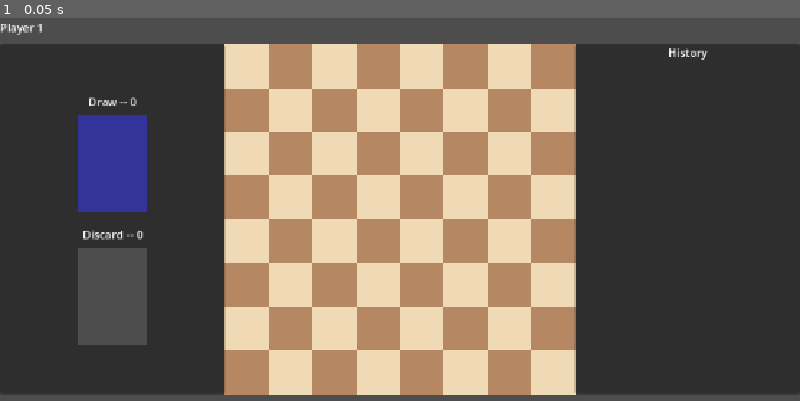
Above: before the commit, frame 1.
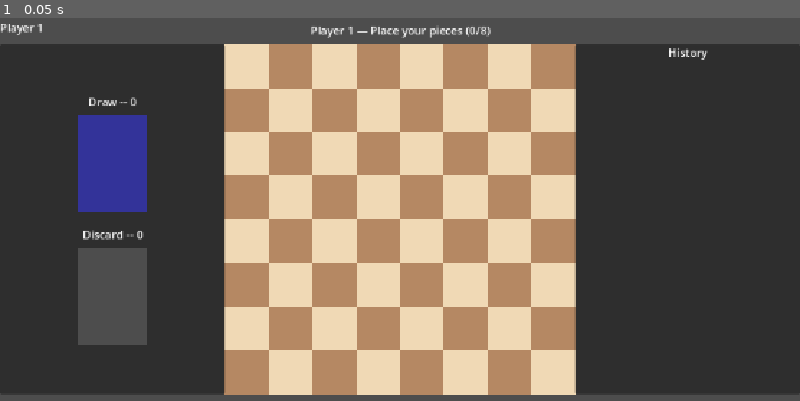
Above: after the commit, the same moment.

Repository: jtguzman/bataz
Game: Godot game, scene res://scenes/main.tscn
The game is run twice, just before and just after one commit, with the same random seed, the same clock (stepped at 60 frames per second) and the same inputs.
Inputs:
- Up to frame 1 (0.05 s): no input

The runs differ from the first frame. In frame 1, 0.3% of the frame differs, in the area x 38-62%, y 2-6%.
Error before the commit: Invalid call. Nonexistent function 'start_game' in base 'Node (game_manager.gd)'. (res://scripts/game/main.gd:18)
Error after the commit: Trying to assign an array of type "Array" to a variable of type "Array[int]". (res://scripts/game/game_manager.gd:28)

Commit message:
feat: wire placement phase in main — tap handler, flip, signals

Diff:
--- a/scripts/game/main.gd
+++ b/scripts/game/main.gd
@@ -12,10 +12,31 @@
 	hud.discard_pass_requested.connect(_on_discard_pass_requested)
 	hud.movement_done_requested.connect(_on_movement_done)
 	hud.defense_chosen.connect(_on_defense_chosen)
+	hud.placement_confirmed.connect(_on_placement_confirmed)
 	board.board_cell_tapped.connect(_on_board_cell_tapped)
 	TurnManager.phase_changed.connect(_on_phase_changed)
 	TurnManager.attack_resolved.connect(_on_attack_resolved)
-	GameManager.start_game()
+	GameManager.placement_started.connect(_on_placement_started)
+	GameManager.start_placement()
+
+# --- Placement phase ---
+
+func _on_placement_started(player: int) -> void:
+	board.clear_highlights()
+	board.clear_placement_zone()
+	board.highlight_placement_zone(GameManager.get_placement_zone(player))
+	hud.show_placement_ui(player)
+
+func _on_placement_confirmed(player: int) -> void:
+	if player == 1:
+		await _flip_board()
+		board.clear_placement_pawns(1)
+	elif player == 2:
+		board.clear_placement_zone()
+		await _flip_board()
+	GameManager.confirm_placement(player)
+
+# --- Turn phase ---
 
 func _on_phase_changed(phase: TurnManager.Phase) -> void:
 	board.clear_highlights()
@@ -25,11 +46,14 @@
 		if GameManager.state != GameManager.State.GAME_OVER:
 			_do_flip_then_next_turn()
 
-func _do_flip_then_next_turn() -> void:
-	hud.show_turn_overlay(2 if TurnManager.current_player == 1 else 1)
+func _flip_board() -> void:
 	var tween := create_tween()
 	tween.tween_property(self, "rotation_degrees", rotation_degrees + 180.0, 0.4)
 	await tween.finished
+
+func _do_flip_then_next_turn() -> void:
+	hud.show_turn_overlay(2 if TurnManager.current_player == 1 else 1)
+	await _flip_board()
 	TurnManager.end_turn()
 
 func _on_card_played_by_ui(player: int, card_index: int) -> void:
@@ -47,11 +71,29 @@
 	TurnManager.on_movement_done()
 
 func _on_board_cell_tapped(cell: Vector2i) -> void:
-	match TurnManager.phase:
-		TurnManager.Phase.RESOLVE_MOVEMENT:
-			_handle_movement_tap(cell)
-		TurnManager.Phase.RESOLVE_ATTACK:
-			_handle_attack_tap(cell)
+	match GameManager.state:
+		GameManager.State.PLACEMENT_P1:
+			_handle_placement_tap(cell, 1)
+		GameManager.State.PLACEMENT_P2:
+			_handle_placement_tap(cell, 2)
+		GameManager.State.PLAYING:
+			match TurnManager.phase:
+				TurnManager.Phase.RESOLVE_MOVEMENT:
+					_handle_movement_tap(cell)
+				TurnManager.Phase.RESOLVE_ATTACK:
+					_handle_attack_tap(cell)
+
+func _handle_placement_tap(cell: Vector2i, player: int) -> void:
+	var zone := GameManager.get_placement_zone(player)
+	if cell not in zone:
+		return
+	var placement_dict := GameManager.placement_p1 if player == 1 else GameManager.placement_p2
+	if placement_dict.has(cell):
+		GameManager.remove_pawn_from_placement(player, cell)
+	elif placement_dict.size() < 8:
+		GameManager.place_pawn(player, cell)
+	board.render_placement(placement_dict, player)
+	hud.update_placement_count(placement_dict.size())
 
 func _handle_movement_tap(cell: Vector2i) -> void:
 	var team := TurnManager.current_player
